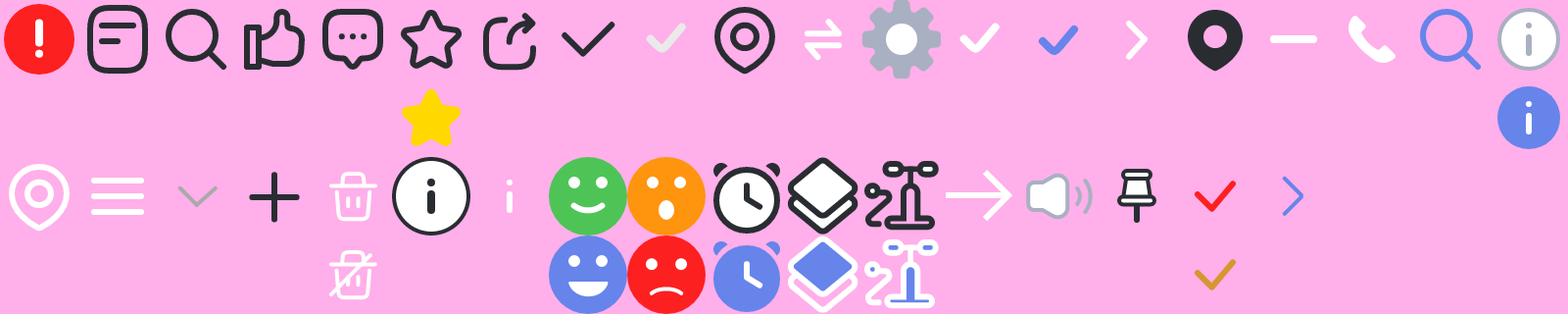
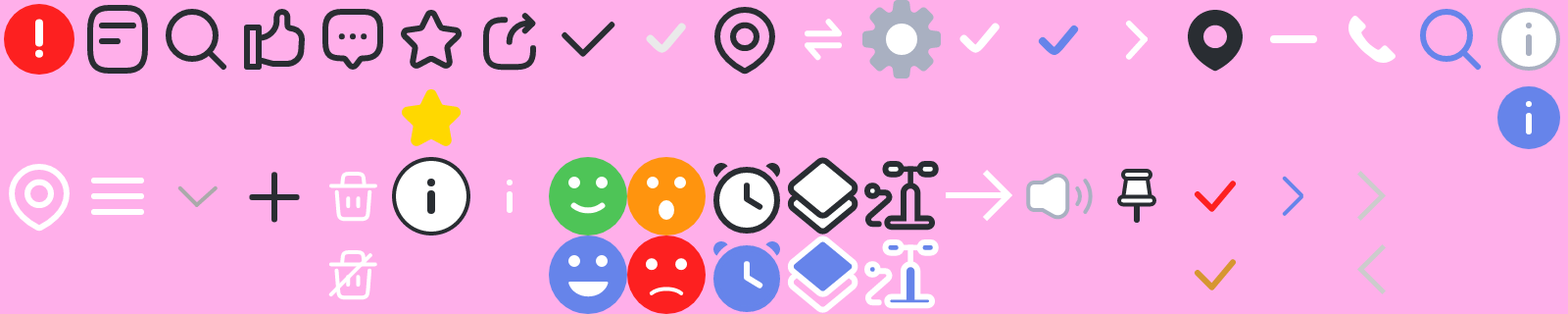
Comparing the layer stacks of the two w=1568, h=314 images. Changes:
added layer "Layer 90 copy" in group "두번째 줄" over [1357, 244, 1386, 294]
added layer "Layer 90" in group "두번째 줄" over [1357, 170, 1386, 221]
